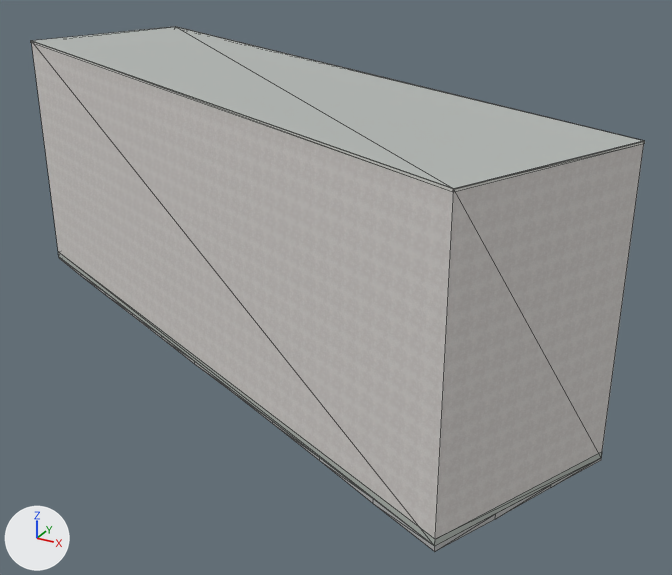
Renders of the Blender file assets/blender/buildings/osm-way-53921164.blend from each side of a commit.
Both versions are drawn from a 50 mm lens placed at (26.9, -41.2, 24.6), pointed at (4.0, 0.4, 3.8). Every picture has the same lights, and +X, +Y and +Z are marked at lower left. The first picture is the older version. Mesh edges are drawn as thin lines.

Names of what the first picture shows: 'building foundation 53921164', 'reality 53921164 near reality aged pale plaster', 'reality 53921164 near reality concrete plinth', 'reality 53921164 near reality flat weathered roof', 'reality 53921164 near reality pale aluminum sill'.
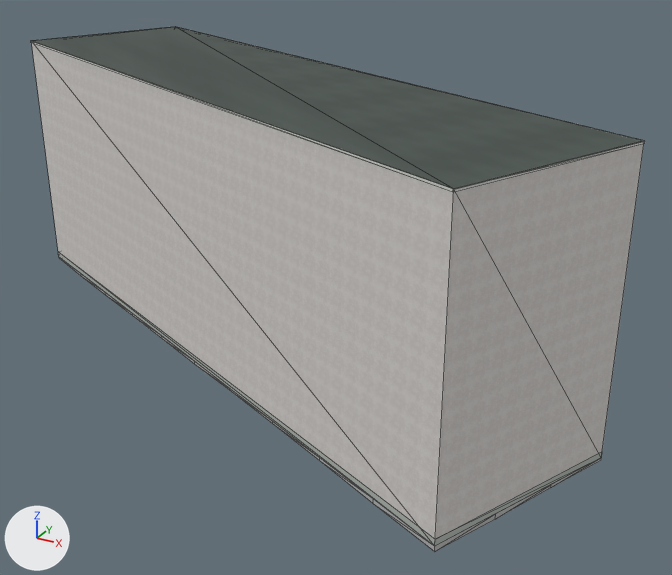
The change, as JSON lines over the scene's bpy script:
```json
{"op": "add", "block": "img_roof_color_png", "code": ["img_roof_color_png = load_image('roof-color.png', '../../../public/models/architecture/textures/roof-color.png', 256, 256, 'sRGB')"]}
{"op": "add", "block": "img_roof_normal_png", "code": ["img_roof_normal_png = load_image('roof-normal.png', '../../../public/models/architecture/textures/roof-normal.png', 256, 256, 'Non-Color')"]}
{"block": "mat_reality_flat_weathered_roof", "change": "nodes: BsdfPrincipled, OutputMaterial"}
{"block": "mat_reality_flat_weathered_roof", "change": "colours: grey #b3b7b4"}
{"block": "mat_reality_flat_weathered_roof", "change": "nodes: BsdfPrincipled, MixRGB, NormalMap, OutputMaterial, TexImage x2"}
{"block": "mat_reality_flat_weathered_roof", "change": "colours: white #ffffff"}
{"block": "mat_reality_flat_weathered_roof", "change": "uses the picture img_roof_color_png"}
{"block": "mat_reality_flat_weathered_roof", "change": "uses the picture img_roof_normal_png"}
{"block": "me_reality_53921164_near_reality_pale_aluminum_sill", "where": "# used by ob_reality_53921164_near_reality_pale_aluminum_sill; parent = ob_osm_way_53921164; location = (0.0, 0.0, 0.0)"}
{"op": "remove", "block": "me_reality_53921164_near_reality_pale_aluminum_sill", "code": "me_reality_53921164_near_reality_pale_aluminum_sill.from_pydata(...)  # 16 vertices, 8 faces; spans x -20.1..20.1, y -12.8..12.9, z 14.9..15.0"}
{"op": "add", "block": "me_reality_53921164_near_reality_pale_aluminum_sill", "code": "me_reality_53921164_near_reality_pale_aluminum_sill.from_pydata(...)  # 32 vertices, 16 faces; spans x -20.1..20.1, y -12.8..12.9, z 14.9..15.0"}
{"block": "me_reality_53921164_near_reality_pale_aluminum_sill", "change": "me_reality_53921164_near_reality_pale_aluminum_sill part 1: the loose piece of 4 vertices spanning x 15.8..20.1, y -12.8..-3.3, z 14.9..15.0 is copied, and the copy is moved by (0.0, 0.0, 0.1); it spans x 15.8..20.1, y -12.8..-3.3, z 15.0"}
{"block": "me_reality_53921164_near_reality_pale_aluminum_sill", "change": "me_reality_53921164_near_reality_pale_aluminum_sill part 2: 12 vertices added at x -20.1..20.1, y -12.8..12.9, z 15.0"}
```

Where the change shows, as pixel boxes [x1, y1, x2, y2] in the pictures (672 x 575 px):
```json
{"object": "reality 53921164 near reality flat weathered roof", "change": "surface changed", "before": [33, 27, 642, 189], "after": [33, 27, 642, 189], "on screen": "darker"}
{"part": 1, "of": "me_reality_53921164_near_reality_pale_aluminum_sill", "change": "added", "after": [455, 141, 644, 189]}
{"part": 2, "of": "me_reality_53921164_near_reality_pale_aluminum_sill", "change": "added", "after": [31, 27, 645, 192]}
```
